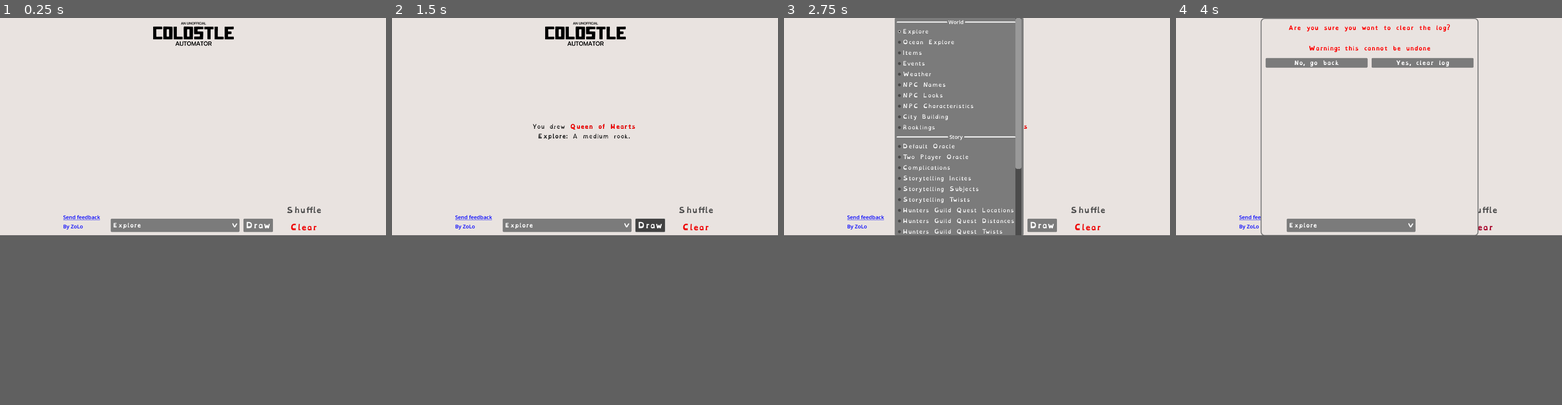
Above: before the commit, frames 1-4 (left to right).
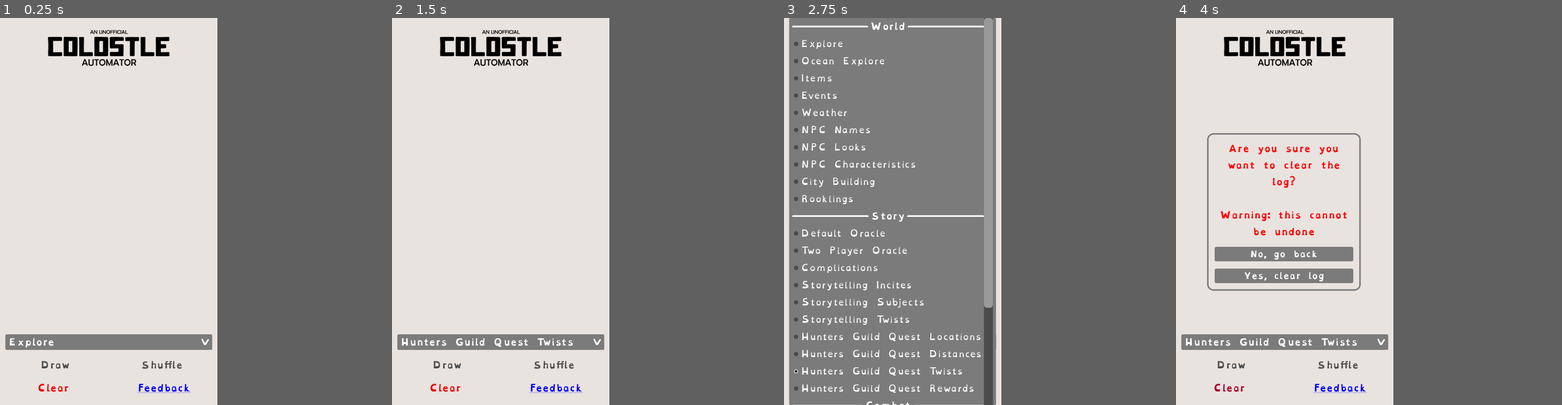
Above: after the commit, the same moments.

Repository: ZoeLocke/colostle-automator
Game: Godot game, scene res://start.tscn
Same seed, same stepped clock (60 frames per second), same inputs: the game is played once before the commit and once after it.
Inputs:
- Up to frame 1 (0.25 s): no input
- Up to frame 2 (1.5 s): click "Explore" at 0.5 s; click "Draw" at 1.25 s
- Up to frame 3 (2.75 s): click "Explore" (after the commit: "Hunters Guild Quest Twists") at 2 s
- Up to frame 4 (4 s): click "Shuffle" at 2.75 s; click "Clear" at 3.5 s
In our replay, the window is 799x449 before the commit and 450x800 after it. These sizes can differ from the game's own. Grey fills any space a smaller window leaves; there, only what the larger window draws over its background counts as a difference.

The runs differ from the first frame. In frame 1, 5.8% of the frame differs, in the area x 1-84%, y 1-97%; in frame 2, 6.0%; in frame 3, 26%, in the area x 0-84%, y 0-100%; in frame 4, 11%.

Commit message:
adjusted layout and scaling options, app is now responsive

Diff:
--- a/colostle_automator/clear_log_popup.tscn
+++ b/colostle_automator/clear_log_popup.tscn
@@ -9,12 +9,14 @@
 anchor_top = 0.5
 anchor_right = 0.5
 anchor_bottom = 0.5
-offset_left = -243.0
-offset_top = -63.0
-offset_right = 243.0
-offset_bottom = 63.0
+offset_left = -257.0
+offset_top = -214.0
+offset_right = 252.0
+offset_bottom = 217.0
 grow_horizontal = 2
 grow_vertical = 2
+size_flags_horizontal = 4
+size_flags_vertical = 4
 theme = ExtResource("1_wt01t")
 script = ExtResource("2_c7me4")
 
@@ -37,6 +39,7 @@
 Warning: this cannot be undone"
 horizontal_alignment = 1
 vertical_alignment = 1
+autowrap_mode = 2
 
 [node name="InputMarginContainer" type="MarginContainer" parent="VBoxContainer"]
 layout_mode = 2
@@ -44,24 +47,25 @@
 theme_override_constants/margin_right = 20
 theme_override_constants/margin_bottom = 20
 
-[node name="HBoxContainer" type="HBoxContainer" parent="VBoxContainer/InputMarginContainer"]
-layout_mode = 2
-size_flags_vertical = 3
-theme_override_constants/separation = 20
-
-[node name="NoButton" type="Button" parent="VBoxContainer/InputMarginContainer/HBoxContainer"]
+[node name="NoButton" type="Button" parent="VBoxContainer/InputMarginContainer"]
 layout_mode = 2
 size_flags_horizontal = 3
 mouse_default_cursor_shape = 2
 theme_override_font_sizes/font_size = 26
 text = "No, go back"
 
-[node name="YesButton" type="Button" parent="VBoxContainer/InputMarginContainer/HBoxContainer"]
+[node name="InputMarginContainer2" type="MarginContainer" parent="VBoxContainer"]
+layout_mode = 2
+theme_override_constants/margin_left = 20
+theme_override_constants/margin_right = 20
+theme_override_constants/margin_bottom = 20
+
+[node name="YesButton" type="Button" parent="VBoxContainer/InputMarginContainer2"]
 layout_mode = 2
 size_flags_horizontal = 3
 mouse_default_cursor_shape = 2
 theme_override_font_sizes/font_size = 26
 text = "Yes, clear log"
 
-[connection signal="button_up" from="VBoxContainer/InputMarginContainer/HBoxContainer/NoButton" to="." method="_on_no_button_button_up"]
-[connection signal="button_up" from="VBoxContainer/InputMarginContainer/HBoxContainer/YesButton" to="." method="_on_yes_button_button_up"]
+[connection signal="button_up" from="VBoxContainer/InputMarginContainer/NoButton" to="." method="_on_no_button_button_up"]
+[connection signal="button_up" from="VBoxContainer/InputMarginContainer2/YesButton" to="." method="_on_yes_button_button_up"]
--- a/colostle_automator/project.godot
+++ b/colostle_automator/project.godot
@@ -24,8 +24,8 @@
 
 [display]
 
-window/size/viewport_width=1920
-window/size/viewport_height=1080
+window/size/viewport_width=720
+window/size/viewport_height=1280
 window/stretch/scale_mode="integer"
 
 [global_group]
--- a/colostle_automator/resources/ui.tres
+++ b/colostle_automator/resources/ui.tres
@@ -33,15 +33,17 @@
 Button/constants/h_separation = 0
 Button/constants/icon_max_width = 0
 Button/constants/outline_size = 0
-Button/font_sizes/font_size = 16
+Button/font_sizes/font_size = 28
 Button/fonts/font = ExtResource("1_qa6oi")
 Button/styles/disabled = ExtResource("2_8yfhb")
 Button/styles/focus = null
 Button/styles/hover = ExtResource("4_tyv3d")
 Button/styles/normal = ExtResource("5_wja67")
 Button/styles/pressed = ExtResource("3_mo0i0")
-Label/font_sizes/font_size = 26
+Label/font_sizes/font_size = 28
 Label/fonts/font = ExtResource("1_qa6oi")
+LinkButton/font_sizes/font_size = 28
+LinkButton/fonts/font = ExtResource("1_qa6oi")
 OptionButton/colors/font_color = Color(1, 1, 1, 1)
 OptionButton/colors/font_disabled_color = Color(0.286275, 0.286275, 0.286275, 1)
 OptionButton/colors/font_focus_color = Color(1, 1, 1, 1)
@@ -52,7 +54,7 @@
 OptionButton/constants/arrow_margin = 11
 OptionButton/constants/h_separation = 0
 OptionButton/constants/outline_size = 0
-OptionButton/font_sizes/font_size = 26
+OptionButton/font_sizes/font_size = 28
 OptionButton/fonts/font = null
 OptionButton/icons/arrow = ExtResource("6_mo0i0")
 OptionButton/styles/disabled = null
@@ -80,10 +82,10 @@
 PopupMenu/constants/item_start_padding = 5
 PopupMenu/constants/outline_size = 0
 PopupMenu/constants/v_separation = 5
-PopupMenu/font_sizes/font_separator_size = 26
-PopupMenu/font_sizes/font_size = 26
+PopupMenu/font_sizes/font_separator_size = 28
+PopupMenu/font_sizes/font_size = 28
 PopupMenu/fonts/font = ExtResource("7_tyv3d")
-PopupMenu/fonts/font_separator = null
+PopupMenu/fonts/font_separator = ExtResource("1_qa6oi")
 PopupMenu/icons/checked = null
 PopupMenu/icons/checked_disabled = null
 PopupMenu/icons/radio_checked = null
@@ -117,11 +119,11 @@
 RichTextLabel/constants/table_v_separation = 0
 RichTextLabel/constants/text_highlight_h_padding = 0
 RichTextLabel/constants/text_highlight_v_padding = 0
-RichTextLabel/font_sizes/bold_font_size = 26
-RichTextLabel/font_sizes/bold_italics_font_size = 26
-RichTextLabel/font_sizes/italics_font_size = 26
-RichTextLabel/font_sizes/mono_font_size = 26
-RichTextLabel/font_sizes/normal_font_size = 26
+RichTextLabel/font_sizes/bold_font_size = 24
+RichTextLabel/font_sizes/bold_italics_font_size = 24
+RichTextLabel/font_sizes/italics_font_size = 24
+RichTextLabel/font_sizes/mono_font_size = 24
+RichTextLabel/font_sizes/normal_font_size = 24
 RichTextLabel/fonts/bold_font = ExtResource("1_qa6oi")
 RichTextLabel/fonts/bold_italics_font = ExtResource("8_wja67")
 RichTextLabel/fonts/italics_font = ExtResource("9_hsrkt")
--- a/colostle_automator/start.gd
+++ b/colostle_automator/start.gd
@@ -2,15 +2,24 @@
 # Shorthands for objects
 var options
 var text_box
+var shuffle_button
+var draw_button
 var clear_log_popup = preload("res://clear_log_popup.tscn")
 
 func _ready():
-	options = $VBoxContainer/HBoxContainer/CoreUI/ButtonContainer/HBoxContainer/OptionButton
-	text_box = $VBoxContainer/HBoxContainer/CoreUI/TextBoxContainer/TextBox
+	options = $MarginContainer/VBoxContainer/OptionButton
+	text_box = $MarginContainer/VBoxContainer/TextBox
+	shuffle_button = $MarginContainer/VBoxContainer/ButtonMarginContainer/HBoxContainer/ShuffleButton
+	draw_button = $MarginContainer/VBoxContainer/ButtonMarginContainer/HBoxContainer/DrawButton
+
 	# Set an initial selection for the dropdown
 	options.select(1)
 
 func draw_card():
+	# Make sure there are still cards in the deck, if not shuffle it
+	if Globals.deck.is_empty():
+		text_box.append_text("[p align=center][color=dark_green][i]The deck was empty, you have shuffled the deck.[/i][/color][/p]\n\n")
+		Globals.shuffle()
 	# Get the option selected so we know what to return from the card
 	var selected = options.get_selected_id()
 	var lookup = options.get_item_text(selected)
@@ -23,11 +32,12 @@
 func _on_draw_button_up() -> void:
 	draw_card()
 	Globals.first_result = false
+	draw_button.release_focus()
 
 func _on_shuffle_button_up() -> void:
 	Globals.shuffle()
 	text_box.append_text("[p align=center][color=dark_green][i]You have shuffled the deck[/i][/color][/p]\n\n")
-	$VBoxContainer/HBoxContainer/ExtrasMarginContainer/Extras/ShuffleButton.release_focus()
+	shuffle_button.release_focus()
 
 func _on_clear_button_up() -> void:
 	var popup = clear_log_popup.instantiate()
--- a/colostle_automator/start.tscn
+++ b/colostle_automator/start.tscn
@@ -5,75 +5,42 @@
 [ext_resource type="Theme" uid="uid://bx2766408c4dq" path="res://resources/ui.tres" id="2_y5hus"]
 [ext_resource type="StyleBox" uid="uid://qg1kv0bh7mx" path="res://resources/clear_button_style_box.tres" id="3_oiuna"]
 
-[node name="UI" type="AspectRatioContainer"]
+[node name="UI" type="Control"]
+layout_mode = 3
+anchor_right = 1.0
+anchor_bottom = 1.006
+offset_bottom = -7.6800537
+grow_horizontal = 2
+grow_vertical = 2
+size_flags_horizontal = 3
+size_flags_vertical = 3
+script = ExtResource("1_ots34")
+
+[node name="MarginContainer" type="MarginContainer" parent="."]
+layout_mode = 1
 anchors_preset = 15
 anchor_right = 1.0
 anchor_bottom = 1.0
-offset_right = 5.0
-offset_bottom = 4.0
-grow_horizontal = 2
-grow_vertical = 2
-script = ExtResource("1_ots34")
-
-[node name="VBoxContainer" type="VBoxContainer" parent="."]
-layout_mode = 2
-
-[node name="LogoMarginContainer" type="MarginContainer" parent="VBoxContainer"]
-layout_mode = 2
+theme_override_constants/margin_left = 20
 theme_override_constants/margin_top = 20
+theme_override_constants/margin_right = 20
 theme_override_constants/margin_bottom = 20
 
-[node name="Logo" type="TextureRect" parent="VBoxContainer/LogoMarginContainer"]
-layout_mode = 2
-size_flags_horizontal = 4
+[node name="VBoxContainer" type="VBoxContainer" parent="MarginContainer"]
+layout_mode = 2
+
+[node name="LogoMarginContainer" type="MarginContainer" parent="MarginContainer/VBoxContainer"]
+layout_mode = 2
+size_flags_vertical = 0
+theme_override_constants/margin_top = 20
+theme_override_constants/margin_bottom = 30
+
+[node name="Logo" type="TextureRect" parent="MarginContainer/VBoxContainer/LogoMarginContainer"]
+layout_mode = 2
 texture = ExtResource("2_oiuna")
-stretch_mode = 2
-
-[node name="HBoxContainer" type="HBoxContainer" parent="VBoxContainer"]
-layout_mode = 2
-size_flags_vertical = 3
-alignment = 1
-
-[node name="MetaMarginContainer" type="MarginContainer" parent="VBoxContainer/HBoxContainer"]
-layout_mode = 2
-size_flags_horizontal = 3
-theme_override_constants/margin_right = 50
-theme_override_constants/margin_bottom = 30
-
-[node name="Meta" type="VBoxContainer" parent="VBoxContainer/HBoxContainer/MetaMarginContainer"]
-layout_mode = 2
-theme_override_constants/separation = 10
-alignment = 2
-
-[node name="FeedbackButton" type="LinkButton" parent="VBoxContainer/HBoxContainer/MetaMarginContainer/Meta"]
-layout_mode = 2
-theme_override_colors/font_color = Color(0, 0, 1, 1)
-theme_override_colors/font_focus_color = Color(0, 0, 1, 1)
-theme_override_colors/font_pressed_color = Color(0, 0, 0.49803922, 1)
-theme_override_colors/font_hover_color = Color(0, 0, 0.49803922, 1)
-theme_override_font_sizes/font_size = 26
-text = "Send feedback"
-uri = "https://forms.gle/4VVDk9xyNaJssf7y6"
-
-[node name="ZoLoLink" type="LinkButton" parent="VBoxContainer/HBoxContainer/MetaMarginContainer/Meta"]
-layout_mode = 2
-theme_override_colors/font_color = Color(0, 0, 1, 1)
-theme_override_colors/font_focus_color = Color(0, 0, 1, 1)
-theme_override_colors/font_pressed_color = Color(1.2513996e-06, 0, 0.4967038, 1)
-theme_override_colors/font_hover_color = Color(0, 0, 0.49803922, 1)
-theme_override_font_sizes/font_size = 26
-text = "By ZoLo"
-uri = "https://linktr.ee/zoelocke"
-
-[node name="CoreUI" type="VBoxContainer" parent="VBoxContainer/HBoxContainer"]
-layout_mode = 2
-
-[node name="TextBoxContainer" type="MarginContainer" parent="VBoxContainer/HBoxContainer/CoreUI"]
-layout_mode = 2
-size_flags_vertical = 3
-theme_override_constants/margin_top = 40
-
-[node name="TextBox" type="RichTextLabel" parent="VBoxContainer/HBoxContainer/CoreUI/TextBoxContainer" groups=["log"]]
+stretch_mode = 3
+
+[node name="TextBox" type="RichTextLabel" parent="MarginContainer/VBoxContainer" groups=["log"]]
 clip_contents = false
 layout_mode = 2
 size_flags_vertical = 3
@@ -84,25 +51,15 @@
 autowrap_mode = 2
 autowrap_trim_flags = 0
 horizontal_alignment = 1
-vertical_alignment = 1
-
-[node name="ButtonContainer" type="MarginContainer" parent="VBoxContainer/HBoxContainer/CoreUI"]
-layout_mode = 2
-theme_override_constants/margin_top = 20
-theme_override_constants/margin_bottom = 20
-
-[node name="HBoxContainer" type="HBoxContainer" parent="VBoxContainer/HBoxContainer/CoreUI/ButtonContainer"]
-layout_mode = 2
-theme_override_constants/separation = 20
-alignment = 1
-
-[node name="OptionButton" type="OptionButton" parent="VBoxContainer/HBoxContainer/CoreUI/ButtonContainer/HBoxContainer"]
+vertical_alignment = 2
+
+[node name="OptionButton" type="OptionButton" parent="MarginContainer/VBoxContainer"]
 z_index = 2
 layout_mode = 2
-size_flags_horizontal = 3
 mouse_filter = 1
 mouse_default_cursor_shape = 2
 theme = ExtResource("2_y5hus")
+selected = 0
 item_count = 30
 popup/item_0/text = "World"
 popup/item_0/id = 0
@@ -171,40 +128,48 @@
 popup/item_29/text = "Attack Types"
 popup/item_29/id = 29
 
-[node name="DrawButton" type="Button" parent="VBoxContainer/HBoxContainer/CoreUI/ButtonContainer/HBoxContainer"]
-layout_mode = 2
-size_flags_horizontal = 0
+[node name="ButtonMarginContainer" type="MarginContainer" parent="MarginContainer/VBoxContainer"]
+layout_mode = 2
+theme_override_constants/margin_top = 20
+theme_override_constants/margin_bottom = 20
+
+[node name="HBoxContainer" type="HBoxContainer" parent="MarginContainer/VBoxContainer/ButtonMarginContainer"]
+layout_mode = 2
+theme_override_constants/separation = 20
+alignment = 1
+
+[node name="DrawButton" type="Button" parent="MarginContainer/VBoxContainer/ButtonMarginContainer/HBoxContainer"]
+layout_mode = 2
+size_flags_horizontal = 3
+mouse_default_cursor_shape = 2
+theme = ExtResource("2_y5hus")
+theme_override_colors/font_color = Color(0.29803923, 0.29803923, 0.29803923, 1)
+text = "Draw"
+flat = true
+
+[node name="ShuffleButton" type="Button" parent="MarginContainer/VBoxContainer/ButtonMarginContainer/HBoxContainer"]
+layout_mode = 2
+size_flags_horizontal = 3
 size_flags_vertical = 4
 mouse_default_cursor_shape = 2
 theme = ExtResource("2_y5hus")
-theme_override_font_sizes/font_size = 36
-text = "Draw"
-
-[node name="ExtrasMarginContainer" type="MarginContainer" parent="VBoxContainer/HBoxContainer"]
-layout_mode = 2
-size_flags_horizontal = 3
-theme_override_constants/margin_left = 50
-theme_override_constants/margin_bottom = 10
-
-[node name="Extras" type="VBoxContainer" parent="VBoxContainer/HBoxContainer/ExtrasMarginContainer"]
-layout_mode = 2
-size_flags_vertical = 8
-theme_override_constants/separation = 20
-
-[node name="ShuffleButton" type="Button" parent="VBoxContainer/HBoxContainer/ExtrasMarginContainer/Extras"]
-layout_mode = 2
-size_flags_horizontal = 6
-size_flags_vertical = 4
-mouse_default_cursor_shape = 2
-theme = ExtResource("2_y5hus")
 theme_override_colors/font_color = Color(0.29954746, 0.29954746, 0.29954743, 1)
-theme_override_font_sizes/font_size = 36
 text = "Shuffle"
 flat = true
 
-[node name="ClearButton" type="Button" parent="VBoxContainer/HBoxContainer/ExtrasMarginContainer/Extras"]
-layout_mode = 2
-size_flags_horizontal = 6
+[node name="ExtrasMarginContainer" type="MarginContainer" parent="MarginContainer/VBoxContainer"]
+layout_mode = 2
+size_flags_horizontal = 3
+theme_override_constants/margin_bottom = 10
+
+[node name="Extras" type="HBoxContainer" parent="MarginContainer/VBoxContainer/ExtrasMarginContainer"]
+layout_mode = 2
+theme_override_constants/separation = 50
+alignment = 1
+
+[node name="ClearButton" type="Button" parent="MarginContainer/VBoxContainer/ExtrasMarginContainer/Extras"]
+layout_mode = 2
+size_flags_horizontal = 3
 size_flags_vertical = 4
 mouse_default_cursor_shape = 2
 theme = ExtResource("2_y5hus")
@@ -213,12 +178,24 @@
 theme_override_colors/font_pressed_color = Color(1, 0.5686275, 0.5686275, 1)
 theme_override_colors/font_hover_color = Color(0.65613544, 0, 0.15429589, 1)
 theme_override_colors/font_hover_pressed_color = Color(0.654902, 0, 0.15294118, 1)
-theme_override_font_sizes/font_size = 36
 theme_override_styles/focus = ExtResource("3_oiuna")
 text = "Clear"
 flat = true
 
-[connection signal="item_selected" from="VBoxContainer/HBoxContainer/CoreUI/ButtonContainer/HBoxContainer/OptionButton" to="." method="_on_option_button_item_selected"]
-[connection signal="button_up" from="VBoxContainer/HBoxContainer/CoreUI/ButtonContainer/HBoxContainer/DrawButton" to="." method="_on_draw_button_up"]
-[connection signal="button_up" from="VBoxContainer/HBoxContainer/ExtrasMarginContainer/Extras/ShuffleButton" to="." method="_on_shuffle_button_up"]
-[connection signal="button_up" from="VBoxContainer/HBoxContainer/ExtrasMarginContainer/Extras/ClearButton" to="." method="_on_clear_button_up"]
+[node name="FeedbackButton" type="LinkButton" parent="MarginContainer/VBoxContainer/ExtrasMarginContainer/Extras"]
+layout_mode = 2
+size_flags_horizontal = 6
+size_flags_vertical = 4
+tooltip_text = "Takes you to a Google form for providing feedback and bug reports"
+theme = ExtResource("2_y5hus")
+theme_override_colors/font_color = Color(0, 0, 1, 1)
+theme_override_colors/font_focus_color = Color(0, 0, 1, 1)
+theme_override_colors/font_pressed_color = Color(0, 0, 0.49803922, 1)
+theme_override_colors/font_hover_color = Color(0, 0, 0.49803922, 1)
+text = "Feedback"
+uri = "https://forms.gle/4VVDk9xyNaJssf7y6"
+
+[connection signal="item_selected" from="MarginContainer/VBoxContainer/OptionButton" to="." method="_on_option_button_item_selected"]
+[connection signal="button_up" from="MarginContainer/VBoxContainer/ButtonMarginContainer/HBoxContainer/DrawButton" to="." method="_on_draw_button_up"]
+[connection signal="button_up" from="MarginContainer/VBoxContainer/ButtonMarginContainer/HBoxContainer/ShuffleButton" to="." method="_on_shuffle_button_up"]
+[connection signal="button_up" from="MarginContainer/VBoxContainer/ExtrasMarginContainer/Extras/ClearButton" to="." method="_on_clear_button_up"]
